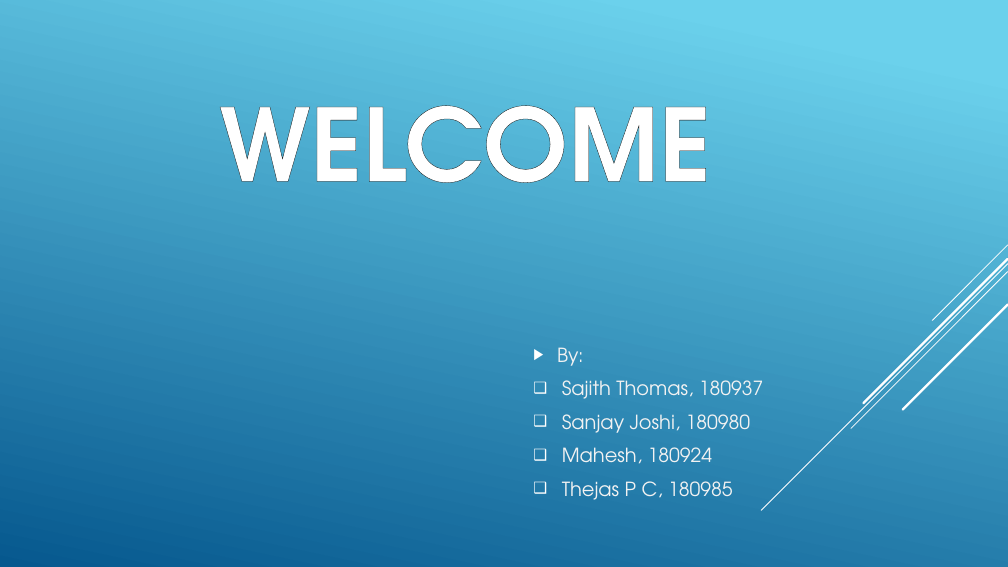
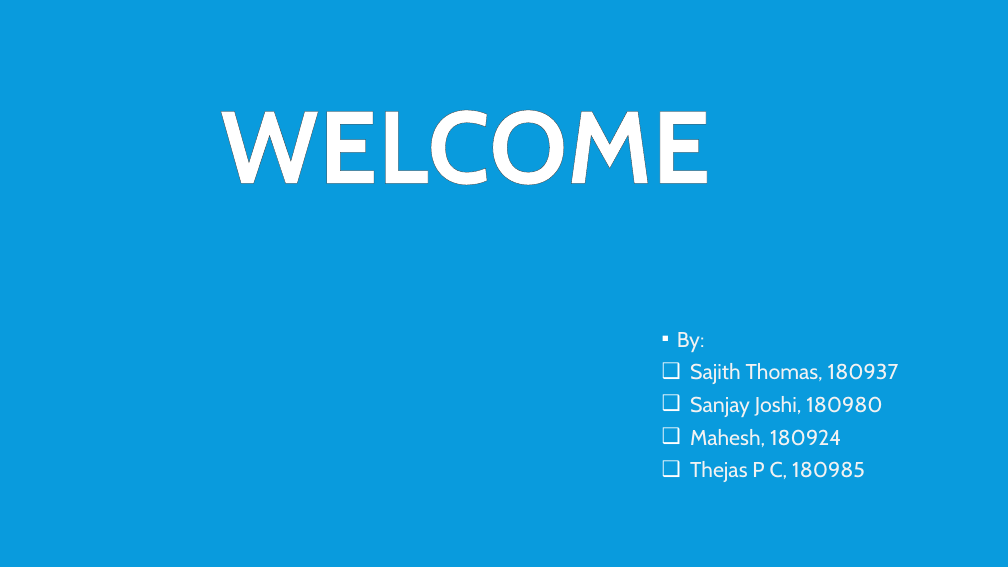
Before and after one commit to SanjayJoshi116/Extra-Curricular-Activity-Management, a slide deck: slide 1 of Project Docs/Presentation.pptx. Drawn at 1008x567 pixels with LibreOffice and Linux fonts; fonts in the diff are those of the drawing. Boxes give left, top, right and bottom in pixels: in the first picture for what was removed or moved away, otherwise in the second. Text is boxed around its words. In the diff, an @@ line names an element or a change of style, - is before the commit and + after.

```diff
--- a/Project Docs/Presentation.pptx
+++ b/Project Docs/Presentation.pptx
@@ background gradient #6ED2EB to #06588E to #099BDD @@
@@ text "WELCOME" at box(220, 110, 711, 185): size 96 to 98 pt, font TeX Gyre Adventor to Cabin, letter outline #000000 0.75 pt to #2C2C2C 0.75 pt @@
@@ subtitle "By:": place and size @@
-subtitle "By:" at box(557, 347, 764, 500)
+subtitle "By:" at box(677, 332, 899, 482)
@@ subtitle "By:" at box(677, 332, 899, 482): size 18.5 to 20.4 pt, font TeX Gyre Adventor to Cabin; bullet ▶ to ▪; line spacing 1 to 0.7; more space between paragraphs; vertical alignment middle to top @@
@@ group removed at box(761, 245, 1008, 510): 5 lines @@
```
Also in this commit, not shown: 19 other slides changed.
